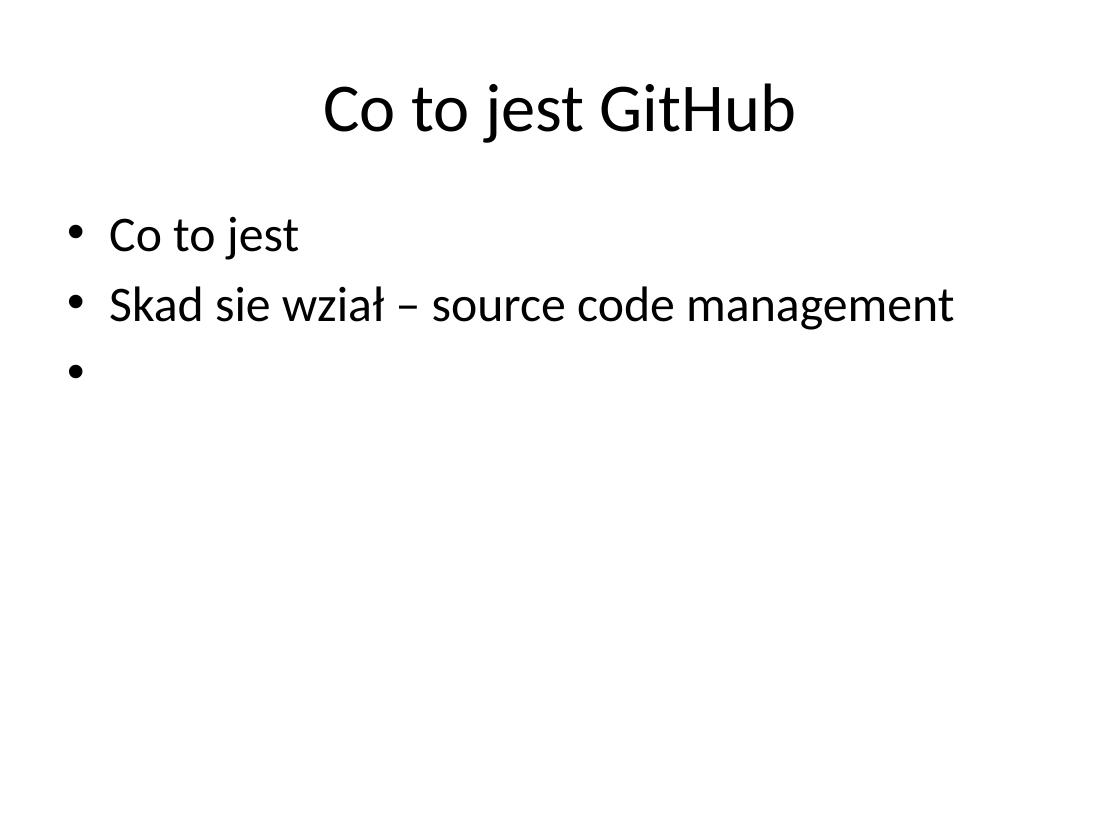
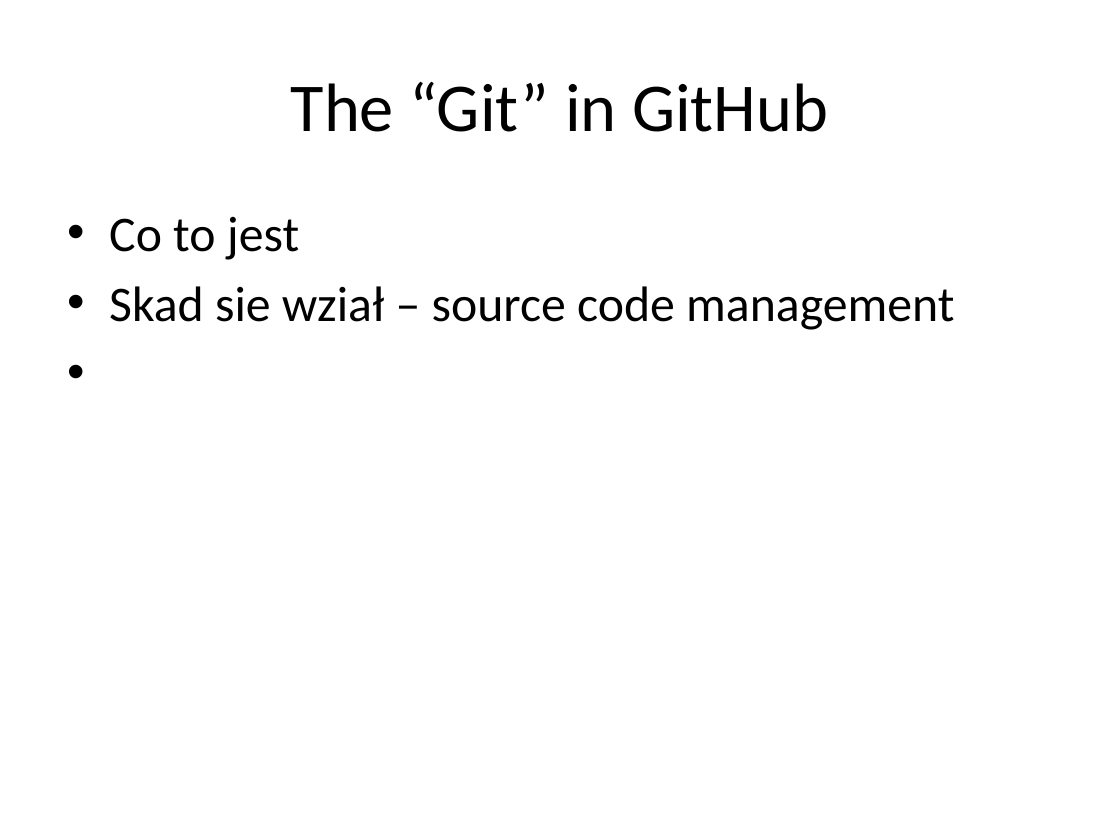
Before and after one commit to krzysztofkaluzny/codeweek, a slide deck: slide 7 of GitHub - Talk .pptx (slide 5 before the commit). Drawn at 1120x840 pixels with LibreOffice and Linux fonts; fonts in the diff are those of the drawing. Boxes give left, top, right and bottom in pixels: in the first picture for what was removed or moved away, otherwise in the second. Text is boxed around its words. In the diff, an @@ line names an element or a change of style, - is before the commit and + after.

```diff
--- a/GitHub - Talk .pptx
+++ b/GitHub - Talk .pptx
@@ title at [291, 81, 828, 132]: text changed @@
-Co to jest GitHub
+The “Git” in GitHub
```
Also in this commit, not shown: 2 other slides changed, 4 slides added, 4 slides removed.
